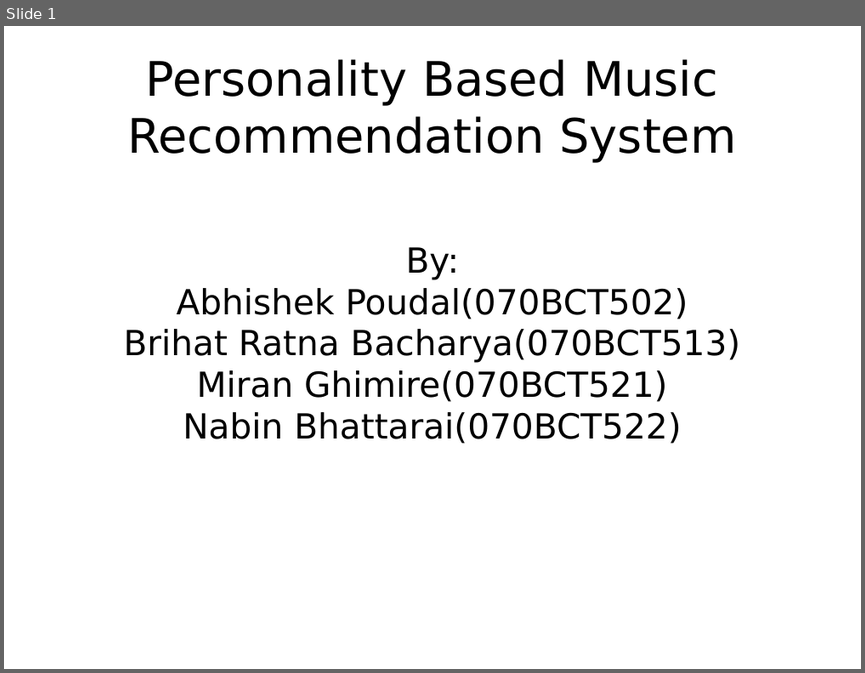
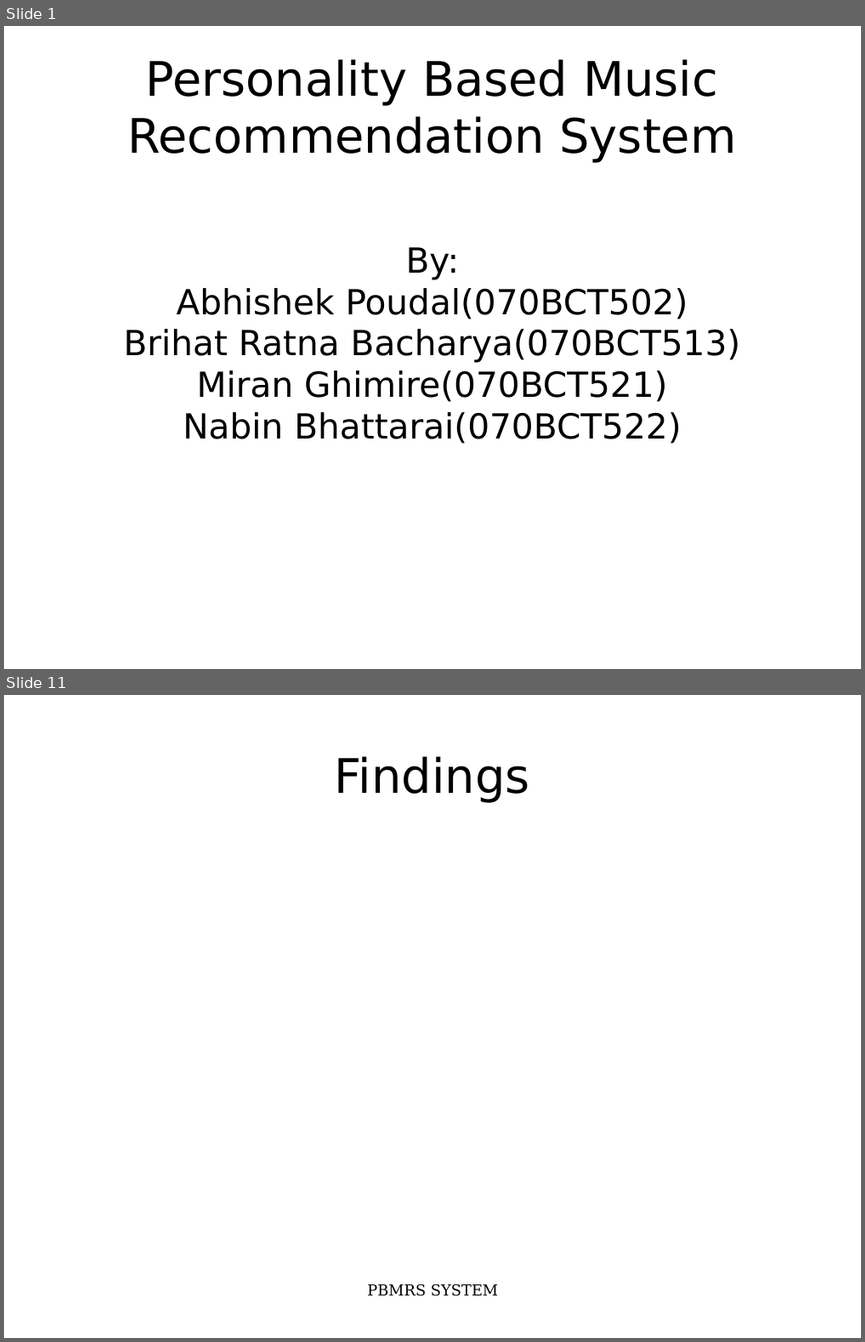
Before and after one commit to nbnbhattarai/ReportCollection, a slide deck: majorProjectSlides.odp. Shown one above the other, each under a label of ours: slide 1 before the commit, slides 1 and 11 after it; the slides between them are not shown. The pictures are 865x673 and 865x1342 pixels, drawn with LibreOffice and Linux fonts; fonts in the diff are those of the drawing. Boxes give left, top, right and bottom in pixels: in the first picture for what was removed or moved away, otherwise in the second. Text is boxed around its words. In the diff, an @@ line names an element or a change of style, - is before the commit and + after.

```diff
--- a/majorProjectSlides.odp
+++ b/majorProjectSlides.odp
@@ slide 11 added at box(4, 695, 861, 1338), background #FFFFFF @@
@@ title added at box(335, 756, 530, 803), 44 pt, text #000000 @@
+Findings
@@ text added at box(367, 1283, 498, 1296), 14 pt, text #000000 @@
+PBMRS SYSTEM
```
Also in this commit, not shown: 10 slides changed, 1 other slide added, 2 slides removed, 9 other files.
